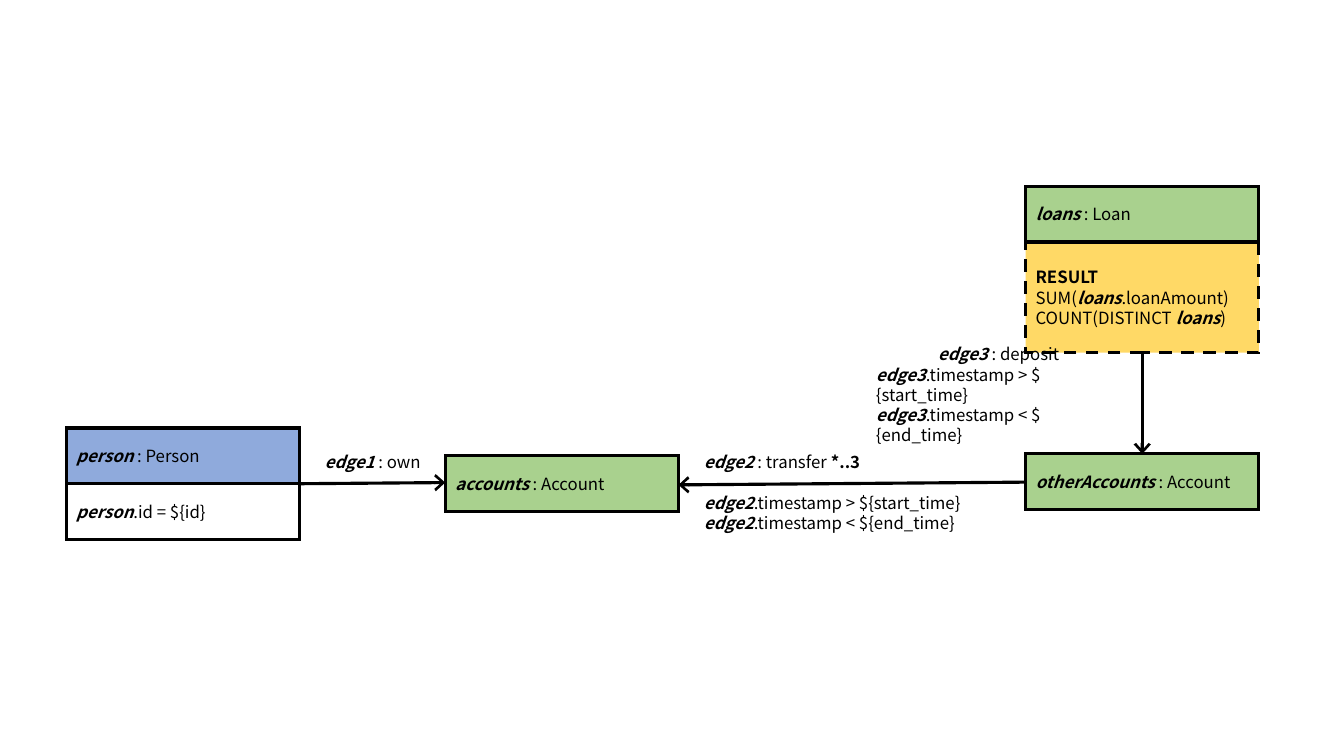
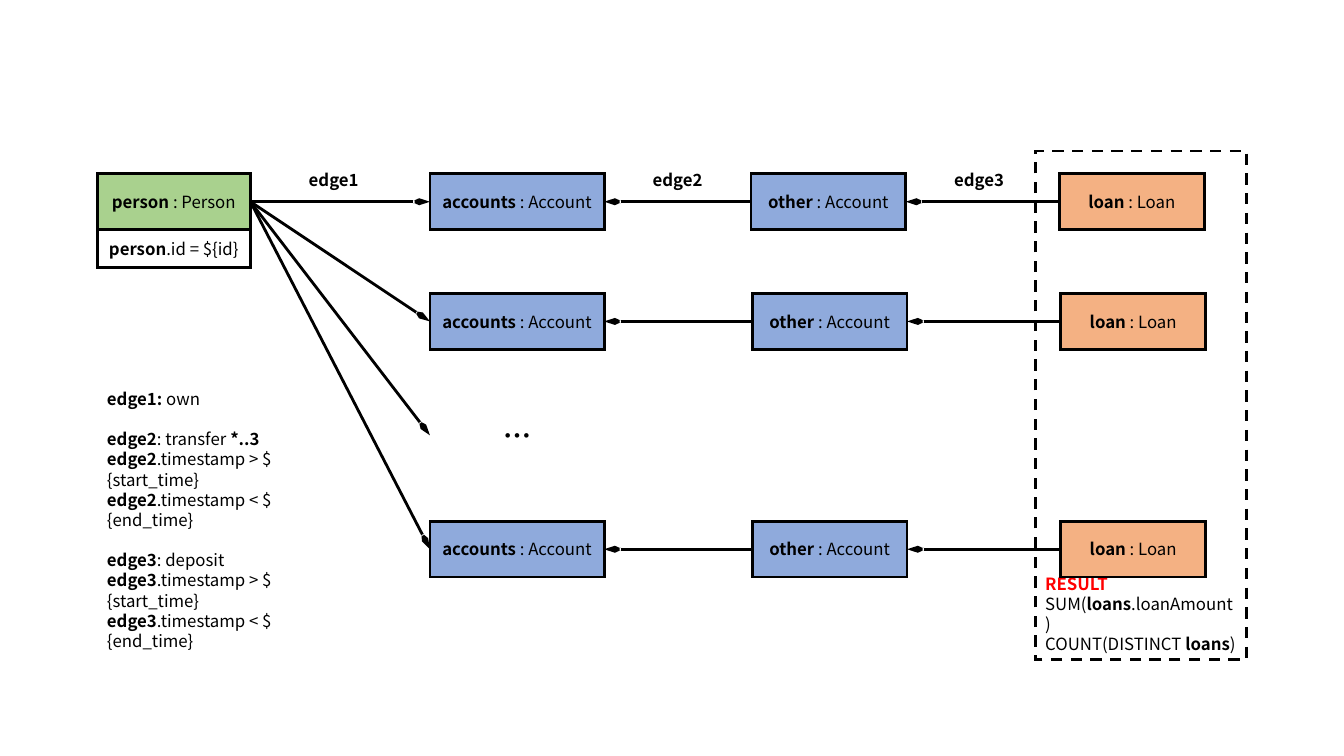
Before and after one commit to ldbc/ldbc_finbench_docs, a slide deck: slide 2 of patterns/transaction-complex-read.pptx. Drawn at 1344x756 pixels with LibreOffice and Linux fonts; fonts in the diff are those of the drawing. Boxes give left, top, right and bottom in pixels: in the first picture for what was removed or moved away, otherwise in the second. Text is boxed around its words. In the diff, an @@ line names an element or a change of style, - is before the commit and + after.

```diff
--- a/patterns/transaction-complex-read.pptx
+++ b/patterns/transaction-complex-read.pptx
@@ rectangle "person : Person": place and size @@
-rectangle "person : Person" at box(67, 429, 299, 484)
+rectangle "person : Person" at box(97, 174, 250, 230)
@@ rectangle "person : Person" at box(97, 174, 250, 230): italic off in "person"; alignment left to centre; fill #8FAADC to #A9D18E; outline #000000 2.25 pt to #000000 2 pt @@
@@ text at box(309, 172, 359, 190): text changed; italic off @@
-edge1 : own
+edge1
@@ rectangle "accounts : Account": place and size @@
-rectangle "accounts : Account" at box(446, 456, 679, 511)
+rectangle "accounts : Account" at box(431, 174, 605, 230)
@@ rectangle "accounts : Account" at box(431, 174, 605, 230): italic off in "accounts"; alignment left to centre; fill #A9D18E to #8FAADC; outline #000000 2.25 pt to #000000 2 pt @@
@@ rectangle "other : Account": place and size @@
-rectangle "other : Account" at box(1026, 454, 1259, 509)
+rectangle "other : Account" at box(751, 174, 905, 230)
@@ rectangle "other : Account" at box(751, 174, 905, 230): fill #A9D18E to #8FAADC; outline #000000 2.25 pt to #000000 2 pt @@
@@ group added at box(250, 172, 1206, 577): 8 arrows, 6 rectangles, 3 texts @@
+accounts : Account
+other : Account
+loan : Loan
+accounts : Account
+other : Account
+loan : Loan
+…
+edge2
+edge3
@@ rectangle "RESULT": place and size @@
-rectangle "RESULT" at box(1026, 242, 1259, 353)
+rectangle "RESULT" at box(1035, 151, 1247, 659)
@@ rectangle "RESULT" at box(1035, 151, 1247, 659): text colour #000000 to #FF0000 in "RESULT"; italic off in "SUM(loans.loanAmount)", "loans)"; vertical alignment middle to bottom; fill #FFD966 to none; outline #000000 2.25 pt dashed to #000000 2 pt dashed @@
@@ rectangle "loan : Loan": place and size @@
-rectangle "loan : Loan" at box(1026, 187, 1259, 242)
+rectangle "loan : Loan" at box(1060, 174, 1205, 230)
@@ rectangle "loan : Loan" at box(1060, 174, 1205, 230): fill #A9D18E to #F4B183; outline #000000 2.25 pt to #000000 2 pt @@
@@ arrow moved from (299, 484) - (446, 483) to (250, 202) - (431, 202) @@
@@ arrow (250, 202) - (431, 202): stroke #000000 2.25 pt to #000000 2 pt @@
@@ arrow moved from (679, 485) - (1026, 482) to (604, 202) - (751, 202) @@
@@ arrow (604, 202) - (751, 202): stroke #000000 2.25 pt to #000000 2 pt @@
@@ text in rectangle at box(768, 194, 888, 208): text changed; bold off; italic off @@
-otherAccounts : Account
+other : Account
@@ text in rectangle at box(1088, 194, 1175, 209): text changed; bold off; italic off @@
-loans : Loan
+loan : Loan
@@ rectangle "person.id = ${id}": place and size @@
-rectangle "person.id = ${id}" at box(67, 484, 299, 539)
+rectangle "person.id = ${id}" at box(97, 230, 250, 268)
@@ rectangle "person.id = ${id}" at box(97, 230, 250, 268): italic off in "person.id"; alignment left to centre; outline #000000 2.25 pt to #000000 2 pt @@
@@ text removed at box(876, 344, 1059, 444) @@
-edge3 : deposit
-edge3.timestamp > ${start_time}
-edge3.timestamp < ${end_time}
@@ arrow removed from (1142, 354) to (1142, 454) @@
@@ text "edge1: own": place and size @@
-text "edge1: own" at box(704, 454, 960, 533)
+text "edge1: own" at box(107, 391, 259, 650)
@@ text at box(107, 391, 259, 449): text changed @@
-edge2 : transfer *..3
+edge1: own
+edge2: transfer *..3
@@ text at box(107, 448, 245, 529): italic off in "edge2.timestamp", "edge2.timestamp" @@
@@ text at box(107, 552, 245, 650): paragraphs added @@
+edge3: deposit
+edge3.timestamp > ${start_time}
+edge3.timestamp < ${end_time}
```
Also in this commit, not shown: 11 other slides changed, 3 slides added, 2 slides removed, 36 other files.
